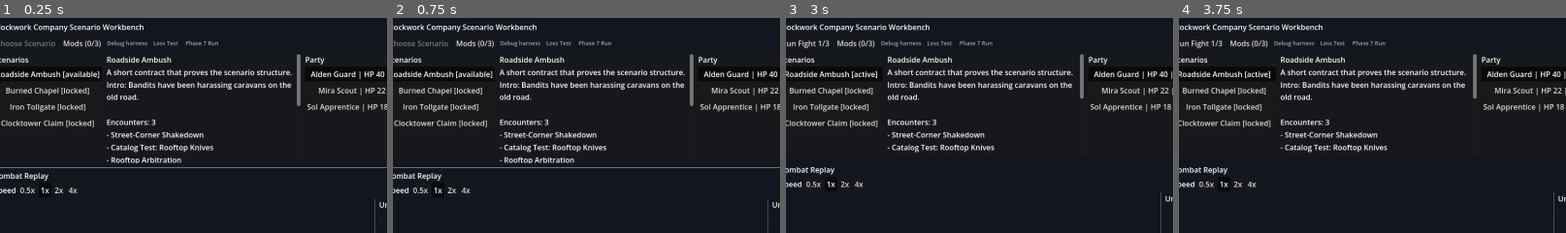
Above: before the commit, frames 1-4 (left to right).
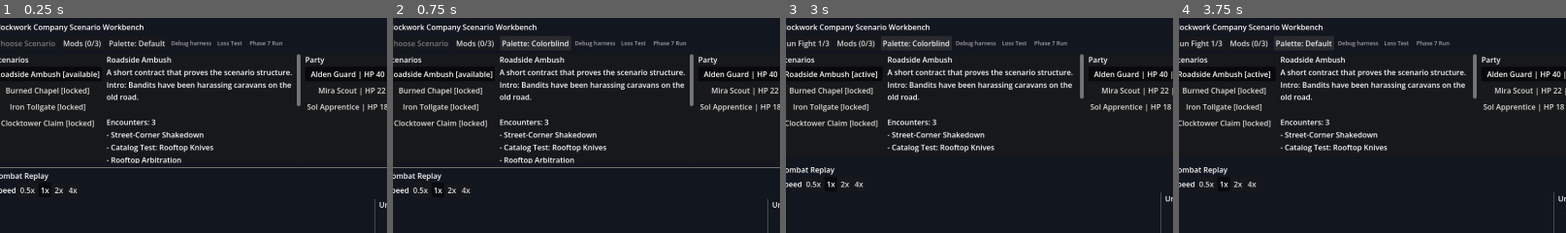
Above: after the commit, the same moments.

Repository: aqvm/clockwork-company
Game: Godot game, scene res://scenes/combat_test_scene.tscn
Same seed, same stepped clock (60 frames per second), same inputs: the game is played once before the commit and once after it.
Inputs (mouse positions are % of the whole screen's width and height, from its top left):
- Up to frame 1 (0.25 s): no input
- Up to frame 2 (0.75 s): click (19, 6) at 0.5 s, where only the run after the commit has a clickable "Palette: Default"
- Up to frame 3 (3 s): click (20, 6) at 1.25 s, where only the run after the commit has a clickable "Palette: Colorblind"; click "Start Roadside Ambush" at 2 s; click (18, 6) at 2.75 s, where only the run after the commit has a clickable "Palette: Default"
- Up to frame 4 (3.75 s): click (18, 6) at 3.5 s, where only the run after the commit has a clickable "Palette: Colorblind"
The pictures show only the part of the screen within x 2-52%, y 0-50%; the shares and areas given below are measured in that part.

The runs differ from the first frame. In frame 1, 0.6% of the frame differs, in the area x 27-73%, y 10-14%; in frame 2, 0.7%, in the area x 27-76%, y 10-14%; in frame 3, 0.7%; in frame 4, 0.7%.

Commit message:
Add colorblind log palette

Diff:
--- /dev/null
+++ b/clockwork-company/resources/ui/combat_log_highlight_palette_colorblind.tres
@@ -0,0 +1,16 @@
+[gd_resource type="Resource" script_class="CombatLogHighlightPalette" load_steps=2 format=3]
+
+[ext_resource type="Script" path="res://scripts/ui/combat_log_highlight_palette.gd" id="1_palette_script"]
+
+[resource]
+script = ExtResource("1_palette_script")
+timestamp_color = Color(0.62, 0.64, 0.68, 1)
+attack_color = Color(0.9, 0.62, 0, 1)
+damage_color = Color(0.84, 0.37, 0, 1)
+heal_color = Color(0, 0.62, 0.45, 1)
+guard_color = Color(0, 0.45, 0.7, 1)
+tactic_color = Color(0.94, 0.89, 0.26, 1)
+job_effect_color = Color(0.8, 0.47, 0.65, 1)
+item_trigger_color = Color(0.34, 0.71, 0.91, 1)
+defeat_color = Color(0.53, 0.13, 0.33, 1)
+result_color = Color(0.95, 0.95, 0.88, 1)
--- a/clockwork-company/scripts/ui/combat_replay_panel.gd
+++ b/clockwork-company/scripts/ui/combat_replay_panel.gd
@@ -45,6 +45,10 @@
 	timer.one_shot = true
 	combat_log.get_v_scroll_bar().value_changed.connect(_on_combat_log_scroll_value_changed)
 	_setup_speed_controls()
+
+
+func set_highlight_palette(highlight_palette) -> void:
+	log_highlight_palette = highlight_palette
 
 
 func tick(delta: float) -> void:
--- a/clockwork-company/scripts/ui/combat_test_scene.gd
+++ b/clockwork-company/scripts/ui/combat_test_scene.gd
@@ -24,6 +24,7 @@
 const DEBUG_CONTROL_FONT_SIZE := 12
 const FIRST_ROAD_CAMPAIGN := preload("res://resources/campaigns/first_road_campaign.tres")
 const DEFAULT_LOG_HIGHLIGHT_PALETTE := preload("res://resources/ui/combat_log_highlight_palette_default.tres")
+const COLORBLIND_LOG_HIGHLIGHT_PALETTE := preload("res://resources/ui/combat_log_highlight_palette_colorblind.tres")
 
 @onready var run_button: Button = %RunButton
 @onready var mods_menu_button: Button = %ModsMenuButton
@@ -51,6 +52,8 @@
 var continue_button: Button = null
 var loss_test_button: Button = null
 var phase7_run_button: Button = null
+var palette_button: Button = null
+var colorblind_palette_enabled := false
 var campaign_manager = null
 var active_campaign_scenario_id := ""
 var selected_scenario: Resource = null
@@ -172,6 +175,11 @@
 
 
 func _setup_run_controls() -> void:
+	palette_button = Button.new()
+	palette_button.text = "Palette: Default"
+	palette_button.pressed.connect(_on_palette_button_pressed)
+	run_button.get_parent().add_child(palette_button)
+
 	var debug_label := Label.new()
 	debug_label.text = "Debug harness"
 	debug_label.modulate = Color(0.65, 0.65, 0.65)
@@ -215,6 +223,17 @@
 	button.flat = true
 	button.modulate = Color(0.75, 0.75, 0.75)
 	button.add_theme_font_size_override("font_size", DEBUG_CONTROL_FONT_SIZE)
+
+
+func _on_palette_button_pressed() -> void:
+	colorblind_palette_enabled = not colorblind_palette_enabled
+	log_highlight_palette = COLORBLIND_LOG_HIGHLIGHT_PALETTE if colorblind_palette_enabled else DEFAULT_LOG_HIGHLIGHT_PALETTE
+	palette_button.text = "Palette: Colorblind" if colorblind_palette_enabled else "Palette: Default"
+	replay_panel.call("set_highlight_palette", log_highlight_palette)
+	if not cached_static_lines.is_empty():
+		combat_summary.clear()
+		_append_lines(combat_summary, cached_static_lines)
+		call_deferred("_resize_conditions_pane")
 
 
 func _setup_planning_panel() -> void:
Not shown, changed: ARCHITECTURE.md
Not shown, changed: LEARNING_LOG.md
Not shown, changed: TODO.md
